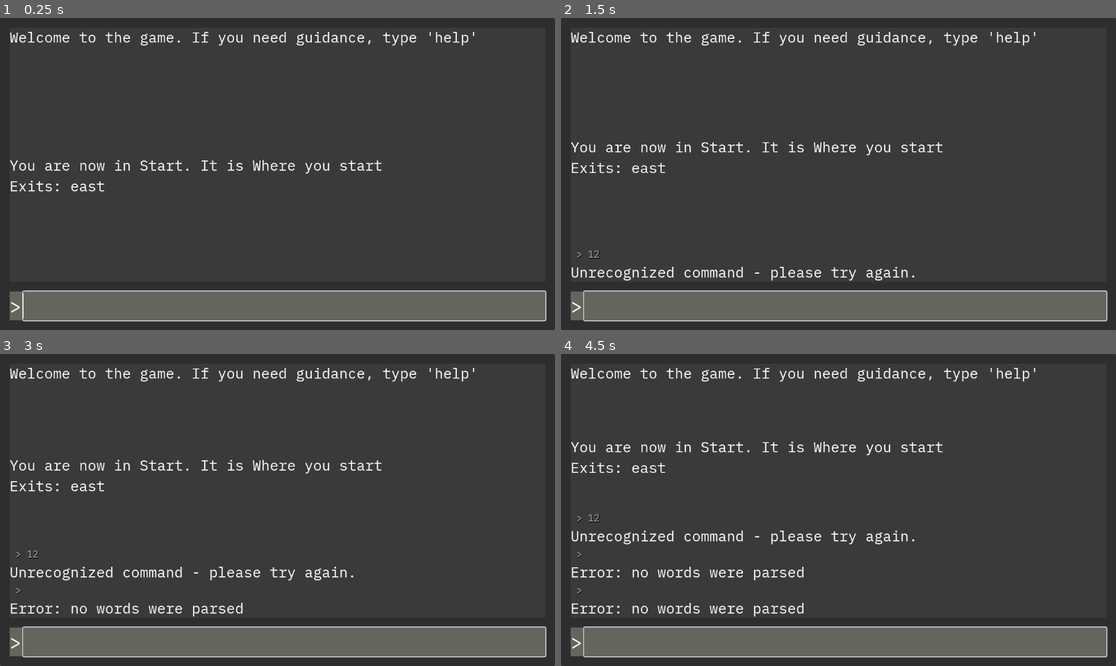
Above: before the commit, frames 1-4 (two rows, left to right).
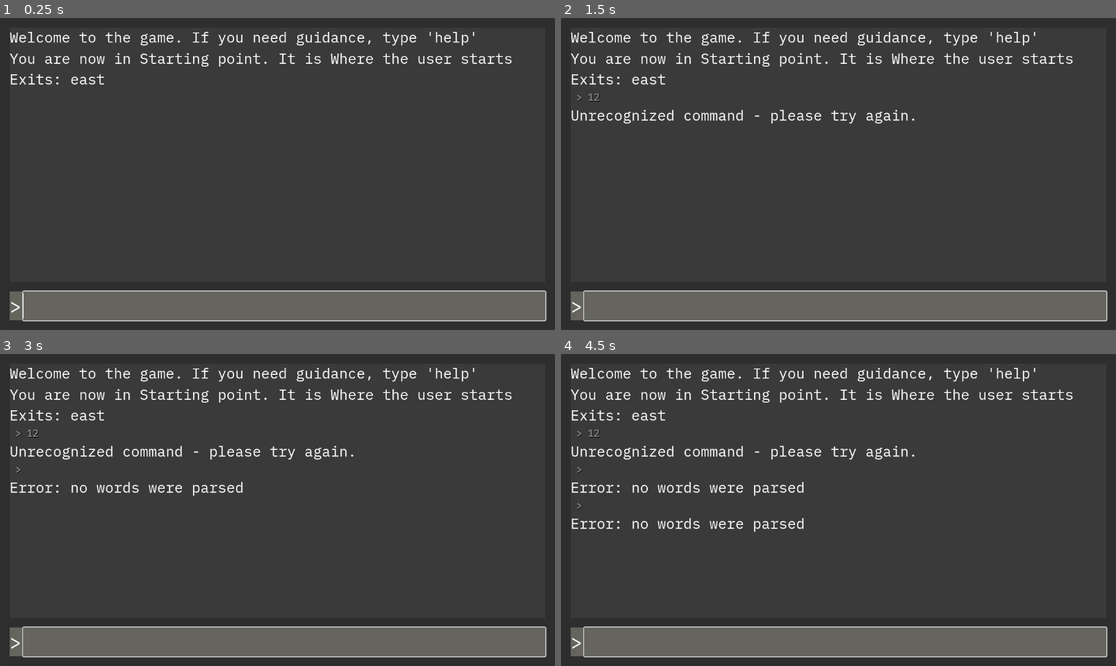
Above: after the commit, the same moments.

Repository: mongolsteppe/text-adventure-game-tutorial
Game: Godot game, scene res://game.tscn
Same seed, same stepped clock (60 frames per second), same inputs: the game is played once before the commit and once after it.
Inputs (mouse positions are in pixels of both pictures, inside the frame that each line leads up to):
- Up to frame 1 (0.25 s): no input
- Up to frame 2 (1.5 s): click (844, 305) at 0.52 s; type "12" at 0.6 s; tap Enter at 1.25 s
- Up to frame 3 (3 s): tap Space at 2 s; tap Enter at 2.75 s
- Up to frame 4 (4.5 s): tap Space at 3.5 s; tap Enter at 4.25 s

The runs differ from the first frame. In frame 1, 1.9% of the frame differs, in the area x 1-93%, y 11-56%; in frame 2, 3.3%; in frame 3, 4.2%; in frame 4, 5.0%, in the area x 1-93%, y 11-85%.

Commit message:
Mid-#9 tut, removed issue with extra \n's, was expand on expand vertical on historyRows

Diff:
--- a/CommandProcessor.gd
+++ b/CommandProcessor.gd
@@ -1,11 +1,9 @@
 extends Node
-
-signal response_generated(response_text)
 
 var current_room = null
 
-func initialize(starting_room):
-	change_room(starting_room)
+func initialize(starting_room) -> String:
+	return change_room(starting_room)
 
 func process_command(input: String):
 	var words = input.split(" ",false)
@@ -40,9 +38,9 @@
 
 func change_room(new_room: GameRoom):
 	current_room=new_room
-	var exit_string = " ".join(PackedStringArray(new_room.exits.keys()))
+	var exit_string = "\n".join(PackedStringArray(new_room.exits.keys()))
 	var strings = "\n".join(PackedStringArray([
 		"You are now in "+new_room.room_name + ". It is " + new_room.room_desc,
 		"Exits: " + exit_string
 	]))
-	emit_signal("response_generated",strings) #return strings
+	return strings
--- /dev/null
+++ b/exit.gd
@@ -0,0 +1,5 @@
+extends Resource
+class_name Exit
+
+var room: GameRoom = null
+var is_locked := false
--- a/game.gd
+++ b/game.gd
@@ -11,10 +11,11 @@
 @onready var room_manager = $RoomManager
 
 func _ready() -> void:
-	handle_response_generated("Welcome to the game. If you need guidance, type 'help'")
+	create_response("Welcome to the game. If you need guidance, type 'help'")
 	scrollbar.changed.connect(handle_scrollbar_changed)
-	command_processor.response_generated.connect(handle_response_generated)
-	command_processor.initialize(room_manager.get_child(0))
+
+	var starting_room_response = command_processor.initialize(room_manager.get_child(0))
+	create_response(starting_room_response)
 
 func handle_scrollbar_changed():
 	scroll.scroll_vertical = scrollbar.max_value
@@ -26,7 +27,7 @@
 		input_response.set_text(new_text, response)
 		history_rows.add_child(input_response)
 
-func handle_response_generated(response_text: String):
+func create_response(response_text: String):
 	var response = Response.instantiate()
 	response.text = response_text #"Welcome to the game blablabla"
 	add_response_to_game(response)
--- a/game.tscn
+++ b/game.tscn
@@ -50,7 +50,6 @@
 [node name="HistoryRows" type="VBoxContainer" parent="Background/MarginContainer/Rows/GameInfo/ScrollContainer"]
 layout_mode = 2
 size_flags_horizontal = 3
-size_flags_vertical = 3
 
 [node name="InputArea" type="PanelContainer" parent="Background/MarginContainer/Rows"]
 custom_minimum_size = Vector2(0, 40)
@@ -83,8 +82,8 @@
 offset_top = -464.0
 offset_right = 252.0
 offset_bottom = -330.0
-room_name = "Start"
-room_desc = "Where you start"
+room_name = "Starting point"
+room_desc = "Where the user starts"
 
 [node name="OutsideRoom" parent="RoomManager" instance=ExtResource("5_ddfsp")]
 offset_left = 316.0
@@ -92,7 +91,7 @@
 offset_right = 566.0
 offset_bottom = -325.0
 room_name = "2nd room"
-room_desc = "Where you continue"
+room_desc = "Where you continue the adventure"
 
 [connection signal="text_submitted" from="Background/MarginContainer/Rows/InputArea/HBoxContainer/Input" to="." method="_on_input_text_submitted"]
 [connection signal="text_submitted" from="Background/MarginContainer/Rows/InputArea/HBoxContainer/Input" to="Background/MarginContainer/Rows/InputArea/HBoxContainer/Input" method="_on_text_submitted"]
--- a/room.gd
+++ b/room.gd
@@ -1,24 +1,33 @@
+@tool
 extends PanelContainer
 class_name GameRoom
 
-@export var room_name: String = "Room name"
-@export var room_desc: String = "This is the description of the room"
+@export var room_name: String = "Room name" : set = set_room_name
+@export_multiline var room_desc: String = "This is the description of the room" : set = set_room_desc
 
 var exits: Dictionary = {}
+
+func set_room_name(new_name: String):
+	$MarginContainer/Rows/RoomName.text=new_name
+	room_name = new_name
+
+func set_room_desc(new_desc: String):
+	$MarginContainer/Rows/RoomDescription.text=new_desc
+	room_desc = new_desc
 
 func connect_exit(direction: String, room: GameRoom):
 	match direction:
 		"west":
 			exits[direction] = room
-			room.exits["west"] = self
+			room.exits["east"] = self
 		"east":
 			exits[direction] = room
-			room.exits["east"] = self
+			room.exits["west"] = self
 		"north":
 			exits[direction] = room
-			room.exits["north"] = self
+			room.exits["south"] = self
 		"south":
 			exits[direction] = room
-			room.exits["south"] = self
+			room.exits["north"] = self
 		_:
 			printerr("Tried to connect invalid direction: %s", direction)
